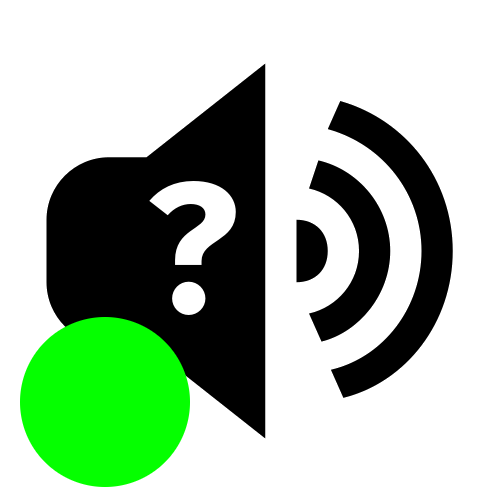
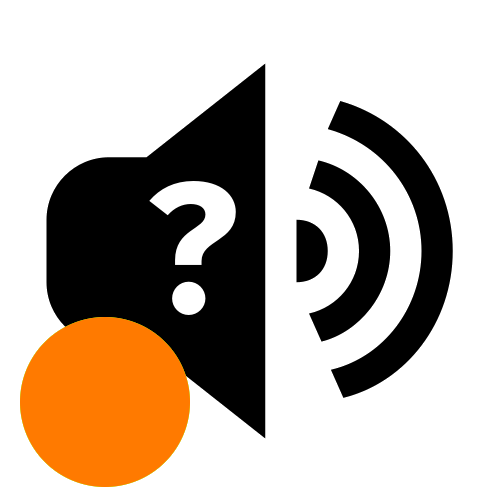
Layer changes from the first 500×500 image to the second:
painted on "Layer" over [20, 317, 190, 487]
